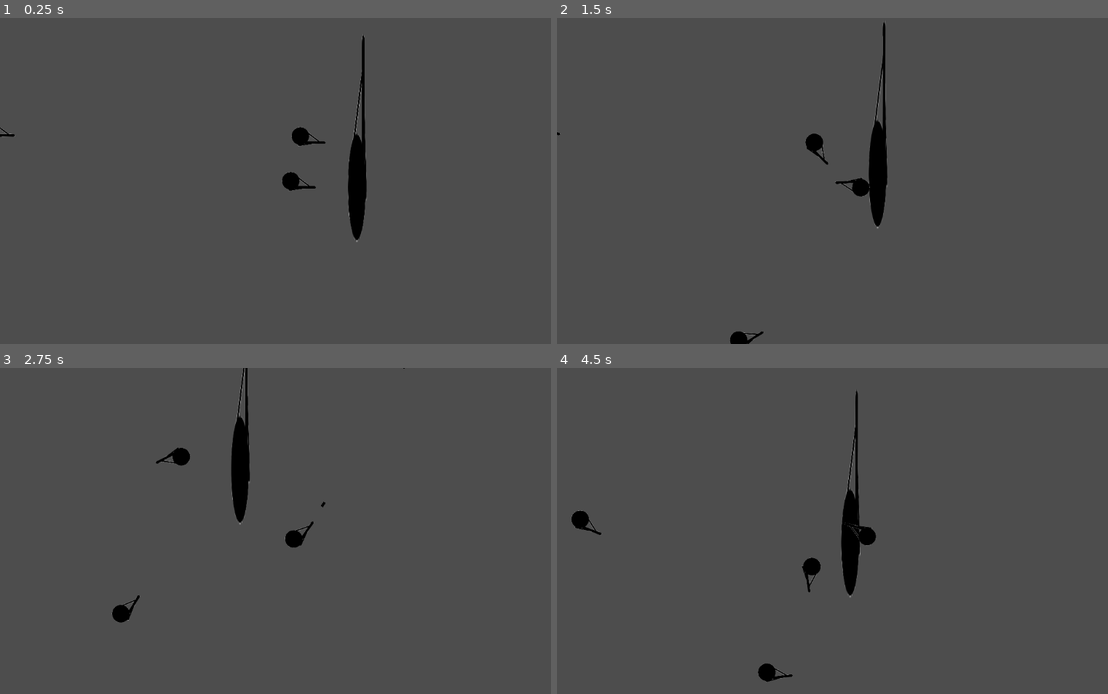
Above: before the commit, frames 1-4 (two rows, left to right).
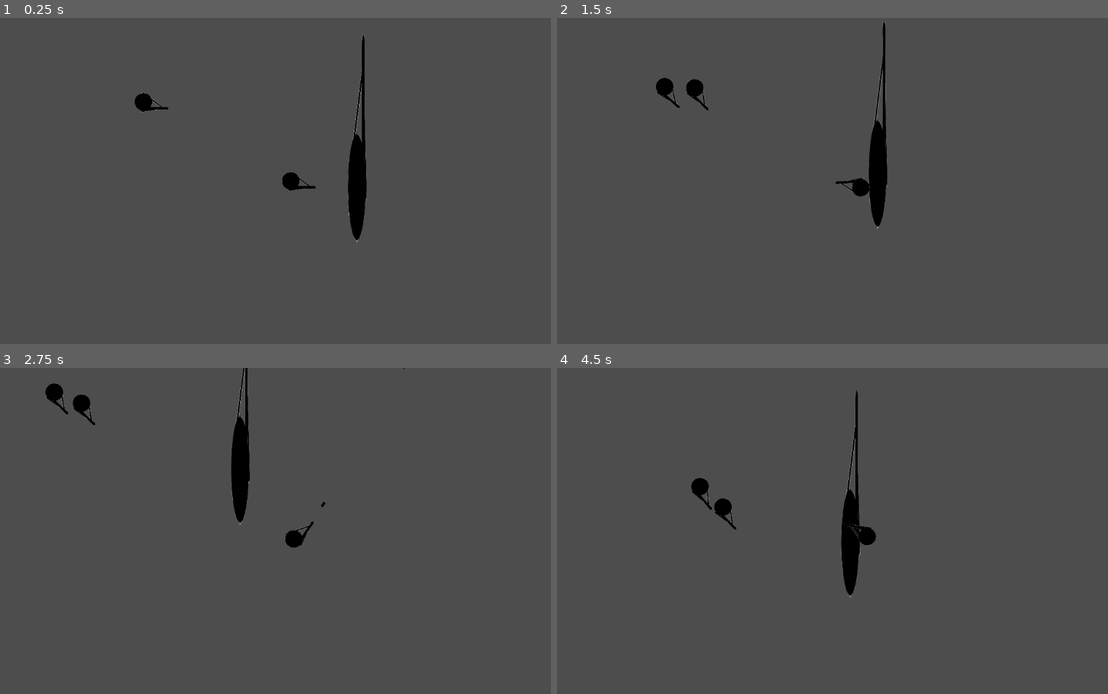
Above: after the commit, the same moments.

Repository: RealBenjo/Dead-Deal
Game: Godot game, scene res://scenes/levels/outside.tscn
The game is run twice, just before and just after one commit, with the same random seed, the same clock (stepped at 60 frames per second) and the same inputs.
Inputs (mouse positions are in pixels of both pictures, inside the frame that each line leads up to):
- Up to frame 1 (0.25 s): no input
- Up to frame 2 (1.5 s): move the mouse to (975, 164) at 0.52 s; press the mouse at (975, 164) at 0.53 s; hold D (right) 0.53-1.28 s; move the mouse to (733, 197) at 1.27 s; release the mouse at (733, 197) at 1.28 s; hold S (down) from 1.28 s (still down); right-click (733, 197) at 1.35 s
- Up to frame 3 (2.75 s): move the mouse to (347, 459) at 2.02 s; release S (down) at 2.03 s; press the mouse at (347, 459) at 2.03 s; hold D (right) from 2.03 s (still down)
- Up to frame 4 (4.5 s): move the mouse to (815, 596) at 2.77 s; release D (right) at 2.78 s; release the mouse at (815, 596) at 2.78 s; hold W (up) 2.78-3.53 s; right-click (815, 596) at 2.85 s; move the mouse to (1019, 579) at 3.52 s; press the mouse at (1019, 579) at 3.53 s; hold A (left) from 3.53 s (still down); move the mouse to (672, 482) at 4.27 s; release the mouse at (672, 482) at 4.28 s; right-click (672, 482) at 4.35 s

The runs differ from the first frame. In frame 1, 0.4% of the frame differs, in the area x 0-60%, y 22-40%; in frame 2, 0.7%; in frame 3, 0.7%; in frame 4, 0.9%, in the area x 2-48%, y 33-97%.
Error before the commit: Invalid assignment of property or key 'patrol' with value of type 'Vector2' on a base object of type 'CharacterBody2D (zombie.gd)'. (res://scenes/levels/level.…

Commit message:
Dynamic patrols v0.12
it's getting better :)

Diff:
--- a/scenes/levels/level.gd
+++ b/scenes/levels/level.gd
@@ -4,6 +4,7 @@
 
 # scene vars
 @onready var player: CharacterBody2D = $Player
+@onready var zombie_scene: PackedScene = preload("res://scenes/enemies/zombie.tscn")
 @onready var bullet_scene: PackedScene = preload("res://scenes/player/bullet.tscn")
 @onready var sound_scene: PackedScene = preload("res://scenes/sound/sound.tscn")
 @onready var grenade_scene: PackedScene # TODO: actually implement this
@@ -13,10 +14,12 @@
 @onready var patrols = get_node("/root/Level/Patrols").get_children() ##array of ALL patrol nodes
 @onready var enemies = get_node("/root/Level/Enemies").get_children() ##array of ALL enemy nodes
 
+var zombie
+
 func _ready() -> void:
-	var enemy = enemies.get(0).get_child(0)
-	enemy.patrol = get_patrol(0).pick_random()
-	print(enemy.patrol)
+	for enemy in enemies:
+		zombie = zombie_scene.instantiate()
+		enemy.add_child(zombie)
 
 
 var bullet
--- a/scenes/levels/outside.gd
+++ b/scenes/levels/outside.gd
@@ -1,8 +1,8 @@
 extends LevelParent
 
 
-@onready var zombie_scene: PackedScene = preload("res://scenes/enemies/zombie.tscn")
-var zombie
+#@onready var zombie_scene: PackedScene = preload("res://scenes/enemies/zombie.tscn")
+#var zombie
 
 # DONT USE THE CODE BELOW JUST REMEMBER IT WILL OVERRIDE THE PARENT FUNC!!!
 #func _ready() -> void:
--- a/scenes/levels/outside.tscn
+++ b/scenes/levels/outside.tscn
@@ -1,8 +1,7 @@
-[gd_scene load_steps=6 format=3 uid="uid://bqul7nmmem476"]
+[gd_scene load_steps=5 format=3 uid="uid://bqul7nmmem476"]
 
 [ext_resource type="PackedScene" uid="uid://ba5sduufhjqin" path="res://scenes/levels/level.tscn" id="1_2s4ok"]
 [ext_resource type="Script" uid="uid://ddkugsqjkium3" path="res://scenes/levels/outside.gd" id="2_qwwmc"]
-[ext_resource type="PackedScene" uid="uid://cmh8rcpigum0y" path="res://scenes/enemies/zombie.tscn" id="3_f0o3i"]
 [ext_resource type="Texture2D" uid="uid://3mqkiu262lmu" path="res://graphics/player/player.png" id="3_qwwmc"]
 
 [sub_resource type="RectangleShape2D" id="RectangleShape2D_f0o3i"]
@@ -26,18 +25,6 @@
 texture = ExtResource("3_qwwmc")
 
 [node name="Patrol1" type="Node2D" parent="Enemies" index="0"]
-
-[node name="Zombie" parent="Enemies/Patrol1" index="0" instance=ExtResource("3_f0o3i")]
-position = Vector2(622, 136)
-
-[node name="Zombie2" parent="Enemies/Patrol1" index="1" instance=ExtResource("3_f0o3i")]
-position = Vector2(-609, 107)
-
-[node name="Zombie3" parent="Enemies/Patrol1" index="2" instance=ExtResource("3_f0o3i")]
-position = Vector2(-1070, -900)
-
-[node name="Zombie4" parent="Enemies/Patrol1" index="3" instance=ExtResource("3_f0o3i")]
-position = Vector2(254, 1099)
 
 [node name="Patrol2" type="Node2D" parent="Enemies" index="1"]
 
